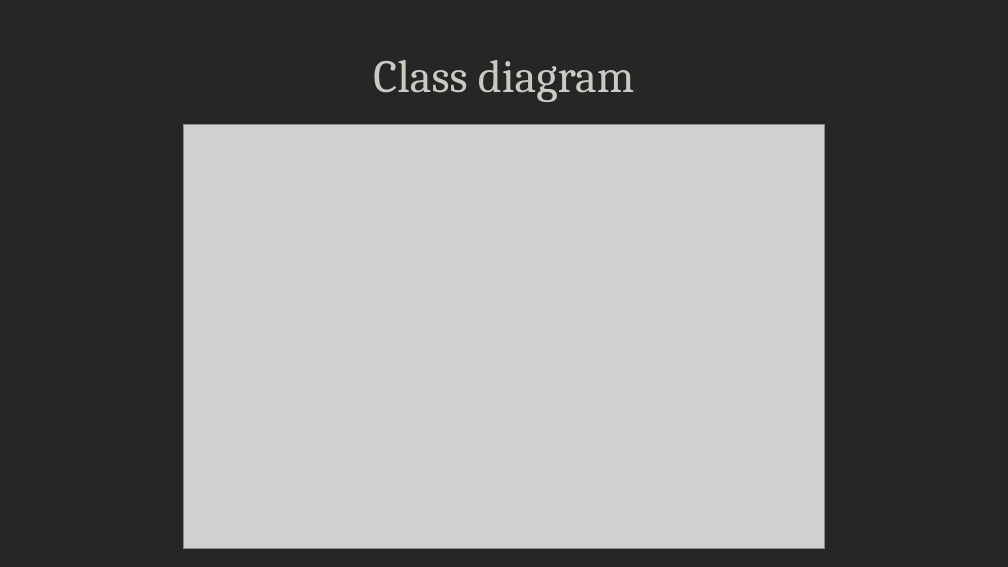
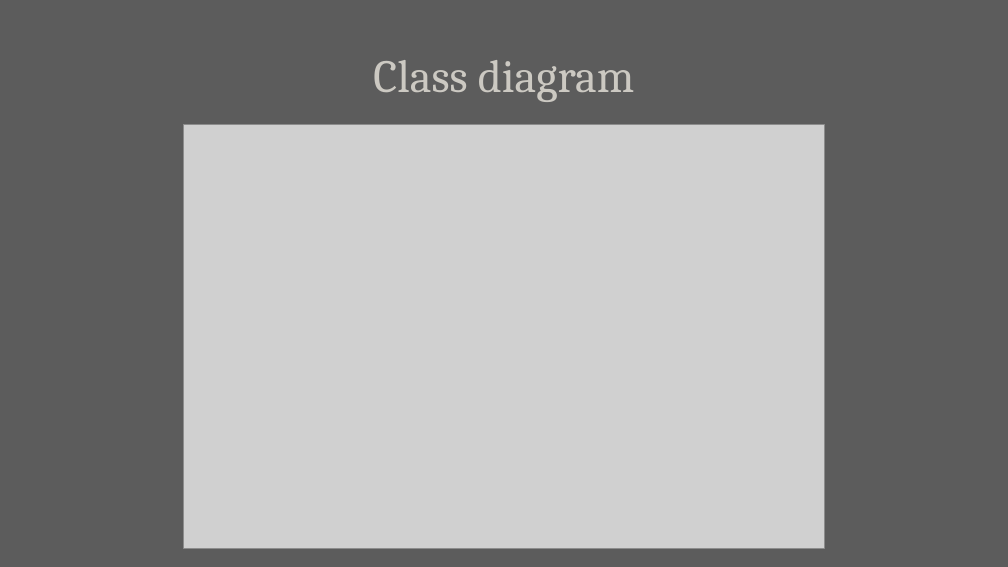
Before and after one commit to MirkoMolteni/MonopolyJava, a slide deck: slide 9 of Monopoly.pptx (slide 10 before the commit). Drawn at 1008x567 pixels with LibreOffice and Linux fonts; fonts in the diff are those of the drawing; grey boxes stand for pictures. Boxes give left, top, right and bottom in pixels: in the first picture for what was removed or moved away, otherwise in the second. Text is boxed around its words. In the diff, an @@ line names an element or a change of style, - is before the commit and + after.

```diff
--- a/Monopoly.pptx
+++ b/Monopoly.pptx
@@ background #262626 to #5C5C5C @@
@@ rectangle at [54, 209, 113, 513]: fill #262626 to #5C5C5C; outline #262626 1 pt to #5C5C5C 1 pt @@
```
Also in this commit, not shown: 8 other slides changed, 1 slide removed.
